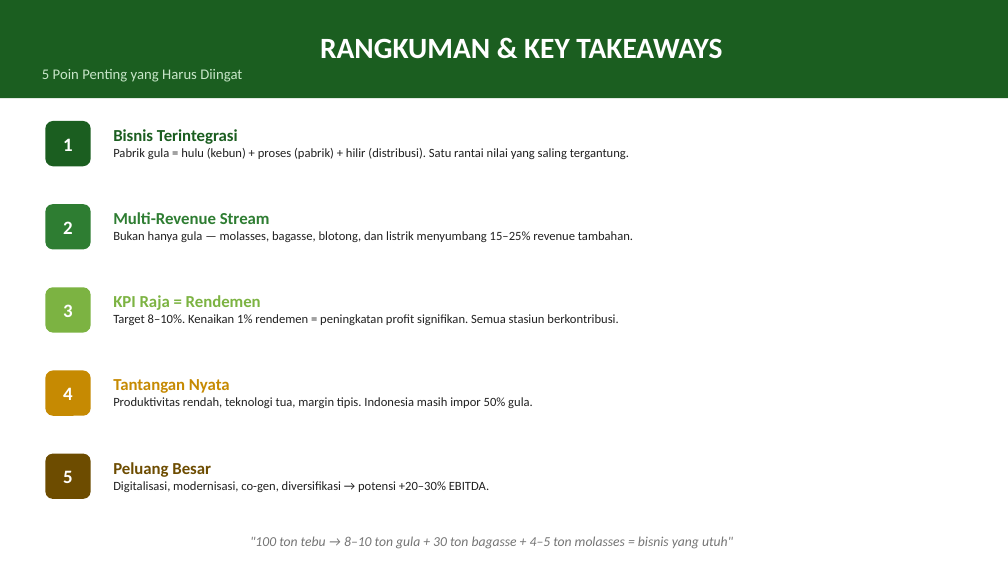
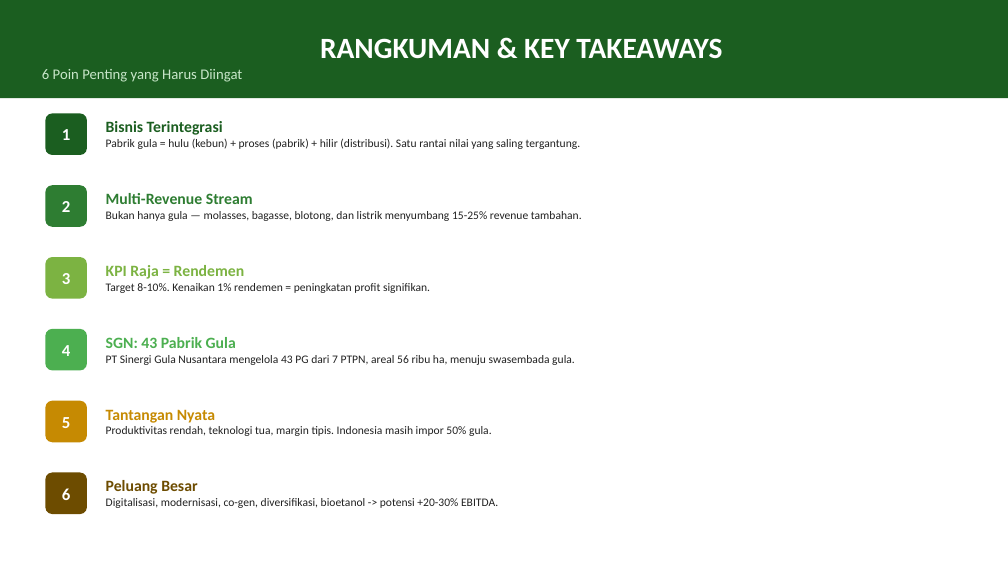
Before and after one commit to thereaintnocheaphappiness-cmyk/buat-tugas, a slide deck: slide 16 of Overview_Proses_Alur_Bisnis_Pabrik_Gula.pptx (slide 15 before the commit). Drawn at 1008x567 pixels with LibreOffice and Linux fonts; fonts in the diff are those of the drawing. Boxes give left, top, right and bottom in pixels: in the first picture for what was removed or moved away, otherwise in the second. Text is boxed around its words. In the diff, an @@ line names an element or a change of style, - is before the commit and + after.

Commit message:
Update: Add PT Sinergi Gula Nusantara (SGN) data slide
- Added Slide 15: PT SGN / SugarCo overview with unit kerja info
  - 43 Pabrik Gula, 56.000 ha areal, 7 PTPN subsidiaries
  - Regional breakdown (Jatim, Jateng, Jabar, Lampung/luar Jawa)
  - Strategic initiatives: bioethanol, KHDTK, digitalization
- Updated summary slide with SGN data point
- Source: sinergigula.com, The Jakarta Post, UGM.ac.id
- Total slides: 17 (was 16)

```diff
--- a/Overview_Proses_Alur_Bisnis_Pabrik_Gula.pptx
+++ b/Overview_Proses_Alur_Bisnis_Pabrik_Gula.pptx
@@ text in rectangle at (42,69,242,82): text changed @@
-5 Poin Penting yang Harus Diingat
+6 Poin Penting yang Harus Diingat
@@ rounded rectangle "1": place and size @@
-rounded rectangle "1" at (45,121,91,166)
+rounded rectangle "1" at (45,113,87,155)
@@ text "Bisnis Terintegrasi": place and size @@
-text "Bisnis Terintegrasi" at (113,129,629,159)
+text "Bisnis Terintegrasi" at (106,121,581,149)
@@ text "Bisnis Terintegrasi" at (106,121,581,149): size 16 to 15 pt in "Bisnis Terintegrasi"; size 12 to 11 pt in "Pabrik gula = hulu (kebun) + proses ..." @@
@@ rounded rectangle "2": place and size @@
-rounded rectangle "2" at (45,204,91,250)
+rounded rectangle "2" at (45,185,87,227)
@@ text "Multi-Revenue Stream": place and size @@
-text "Multi-Revenue Stream" at (113,212,633,242)
+text "Multi-Revenue Stream" at (106,193,582,221)
@@ text at (106,193,253,204): size 16 to 15 pt in "Multi-Revenue Stream" @@
@@ text at (106,211,582,221): text changed; size 12 to 11 pt @@
-Bukan hanya gula — molasses, bagasse, blotong, dan listrik menyumbang 15–25% revenue tambahan.
+Bukan hanya gula — molasses, bagasse, blotong, dan listrik menyumbang 15-25% revenue tambahan.
@@ size 18 to 16 pt in 3 elements at (45,113,87,155), (45,185,87,227), (45,257,87,299) @@
@@ rounded rectangle "3": place and size @@
-rounded rectangle "3" at (45,287,91,333)
+rounded rectangle "3" at (45,257,87,299)
@@ text "KPI Raja = Rendemen": place and size @@
-text "KPI Raja = Rendemen" at (113,295,618,325)
+text "KPI Raja = Rendemen" at (106,265,430,293)
@@ text at (106,265,245,279): size 16 to 15 pt in "KPI Raja = Rendemen" @@
@@ text at (106,283,430,293): text changed; size 12 to 11 pt @@
-Target 8–10%. Kenaikan 1% rendemen = peningkatan profit signifikan. Semua stasiun berkontribusi.
+Target 8-10%. Kenaikan 1% rendemen = peningkatan profit signifikan.
@@ rounded rectangle "4": place and size @@
-rounded rectangle "4" at (45,371,91,416)
+rounded rectangle "4" at (45,329,87,371)
@@ rounded rectangle "4" at (45,329,87,371): size 18 to 16 pt; fill #C68A02 to #4CAF50 @@
@@ text added at (106,337,575,365), 11 pt, text #212121 @@
+SGN: 43 Pabrik Gula
+PT Sinergi Gula Nusantara mengelola 43 PG dari 7 PTPN, areal 56 ribu ha, menuju swasembada gula.
@@ rounded rectangle "5": place and size @@
-rounded rectangle "5" at (45,454,91,499)
+rounded rectangle "5" at (45,401,87,442)
@@ rounded rectangle "5" at (45,401,87,442): size 18 to 16 pt; fill #6D4C00 to #C68A02 @@
@@ text "Tantangan Nyata": place and size @@
-text "Tantangan Nyata" at (113,379,533,408)
+text "Tantangan Nyata" at (106,409,492,436)
@@ text "Tantangan Nyata" at (106,409,492,436): size 16 to 15 pt in "Tantangan Nyata"; size 12 to 11 pt in "Produktivitas rendah, teknologi tua, margin tipis. Indonesia ..." @@
@@ rounded rectangle added at (45,473,87,514), fill #6D4C00, 16 pt, text #FFFFFF, bold @@
+6
@@ text "Peluang Besar": place and size @@
-text "Peluang Besar" at (113,462,489,492)
+text "Peluang Besar" at (106,480,498,508)
@@ text at (106,498,498,508): text changed; size 12 to 11 pt @@
-Digitalisasi, modernisasi, co-gen, diversifikasi → potensi +20–30% EBITDA.
+Digitalisasi, modernisasi, co-gen, diversifikasi, bioetanol -> potensi +20-30% EBITDA.
@@ text at (106,480,197,494): size 16 to 15 pt in "Peluang Besar" @@
@@ text removed at (250,536,733,549) @@
-"100 ton tebu → 8–10 ton gula + 30 ton bagasse + 4–5 ton molasses = bisnis yang utuh"
```
Also in this commit, not shown: 1 other slide changed, 1 slide added, 1 other file.
